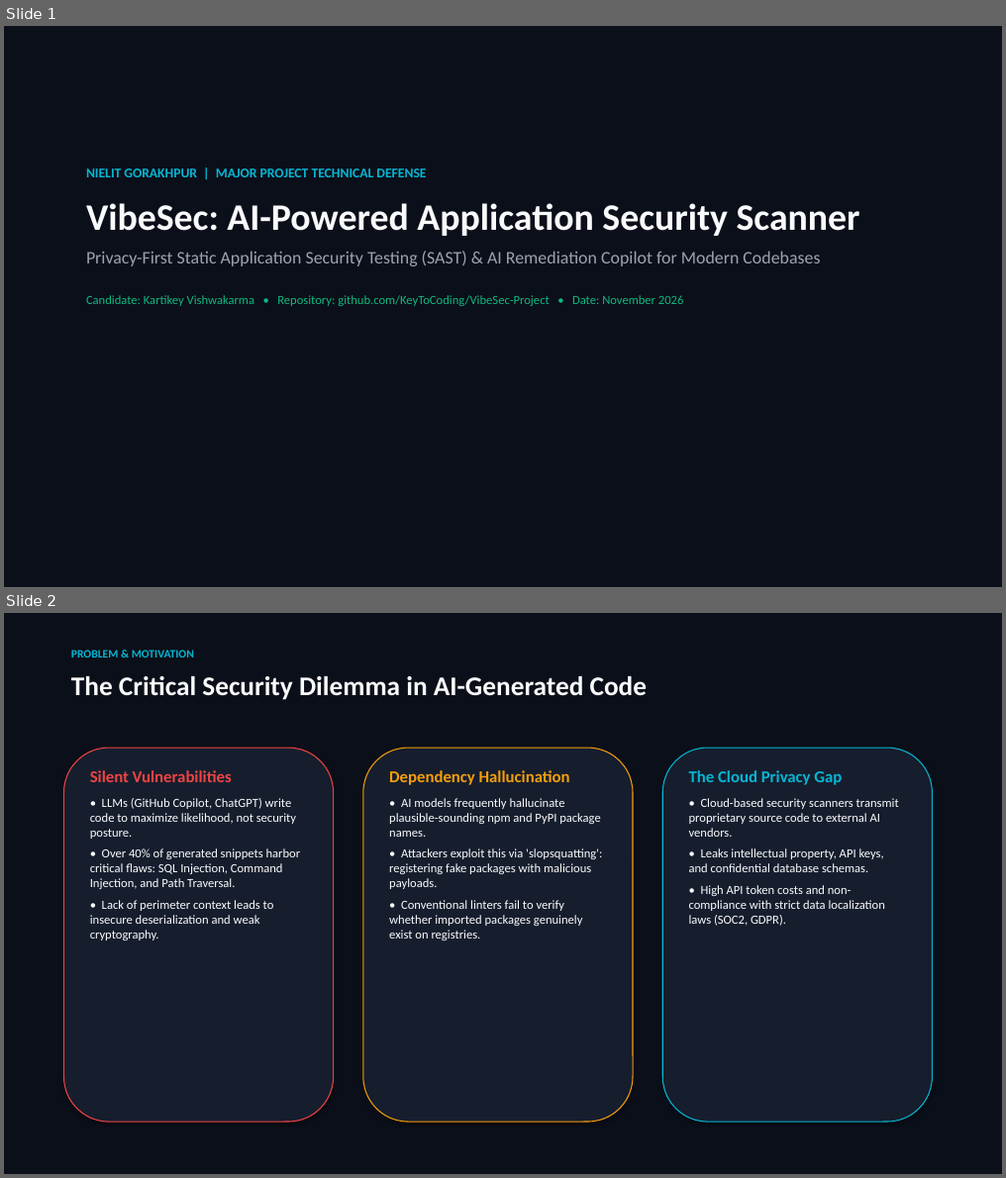
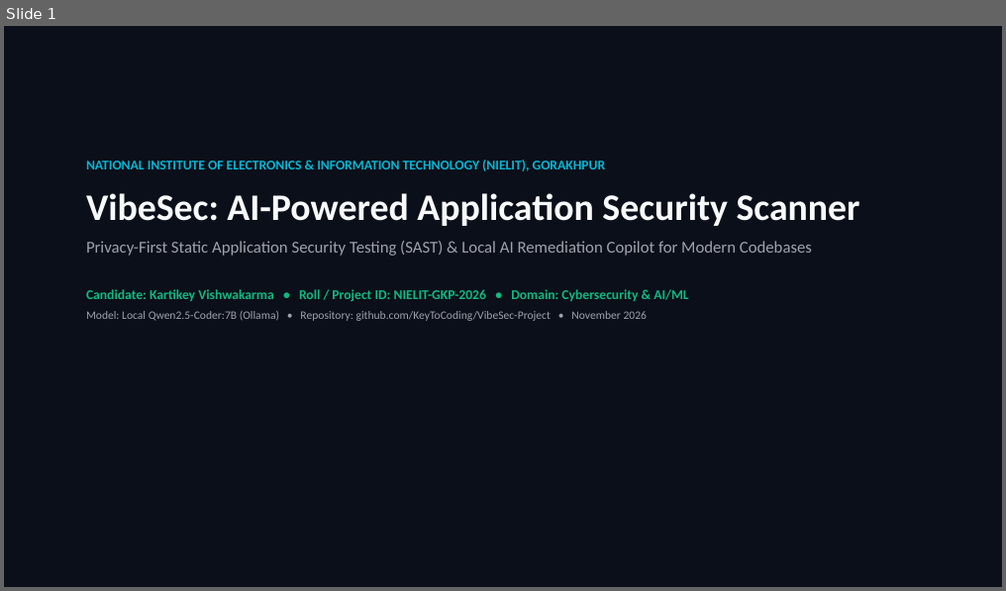
Before and after one commit to KeyToCoding/VibeSec-Project, a slide deck: docs/VibeSec_Final_Project_Presentation.pptx. Shown one above the other, each under a label of ours: slides 1 and 2 before the commit, slide 1 after it. The pictures are 1006x1178 and 1006x591 pixels, drawn with LibreOffice and Linux fonts; fonts in the diff are those of the drawing. Boxes give left, top, right and bottom in pixels: in the first picture for what was removed or moved away, otherwise in the second. Text is boxed around its words. In the diff, an @@ line names an element or a change of style, - is before the commit and + after.

```diff
--- a/docs/VibeSec_Final_Project_Presentation.pptx
+++ b/docs/VibeSec_Final_Project_Presentation.pptx
@@ slide 2 removed at [4,613,1002,1174], background #FFFFFF @@
@@ rectangle removed at [4,613,1002,1174] @@
@@ text removed at [71,650,194,658] @@
-PROBLEM & MOTIVATION
@@ text removed at [71,676,647,700] @@
-The Critical Security Dilemma in AI-Generated Code
@@ rounded rectangle removed at [63,748,334,1122] @@
@@ rounded rectangle removed at [363,748,633,1122] @@
@@ rounded rectangle removed at [662,748,933,1122] @@
@@ text removed at [90,770,301,941] @@
-Silent Vulnerabilities
-• LLMs (GitHub Copilot, ChatGPT) write code to maximize likelihood, not security posture.
-• Over 40% of generated snippets harbor critical flaws: SQL Injection, Command Injection, and Path Traversal.
-• Lack of perimeter context leads to insecure deserialization and weak cryptography.
@@ text removed at [389,770,602,941] @@
-Dependency Hallucination
-• AI models frequently hallucinate plausible-sounding npm and PyPI package names.
-• Attackers exploit this via 'slopsquatting': registering fake packages with malicious payloads.
-• Conventional linters fail to verify whether imported packages genuinely exist on registries.
@@ text removed at [689,770,899,926] @@
-The Cloud Privacy Gap
-• Cloud-based security scanners transmit proprietary source code to external AI vendors.
-• Leaks intellectual property, API keys, and confidential database schemas.
-• High API token costs and non-compliance with strict data localization laws (SOC2, GDPR).
@@ slide 1 changed as well @@
@@ text "NATIONAL INSTITUTE OF ELECTRONICS & ...": place and size @@
-text "NATIONAL INSTITUTE OF ELECTRONICS & ..." at [86,169,860,306]
+text "NATIONAL INSTITUTE OF ELECTRONICS & ..." at [86,160,860,321]
@@ text at [86,160,606,172]: text changed @@
-NIELIT GORAKHPUR | MAJOR PROJECT TECHNICAL DEFENSE
+NATIONAL INSTITUTE OF ELECTRONICS & INFORMATION TECHNOLOGY (NIELIT), GORAKHPUR
@@ text at [86,241,812,321]: text changed; size 12 to 11 pt; text colour #10B981 to #9CA3AF @@
-Privacy-First Static Application Security Testing (SAST) & AI Remediation Copilot for Modern Codebases
-Candidate: Kartikey Vishwakarma • Repository: github.com/KeyToCoding/VibeSec-Project • Date: November 2026
+Privacy-First Static Application Security Testing (SAST) & Local AI Remediation Copilot for Modern Codebases
+Candidate: Kartikey Vishwakarma • Roll / Project ID: NIELIT-GKP-2026 • Domain: Cybersecurity & AI/ML
+Model: Local Qwen2.5-Coder:7B (Ollama) • Repository: github.com/KeyToCoding/VibeSec-Project • November 2026
```
Also in this commit, not shown: 3 other slides changed, 14 slides added, 10 other slides removed, 34 other files.
